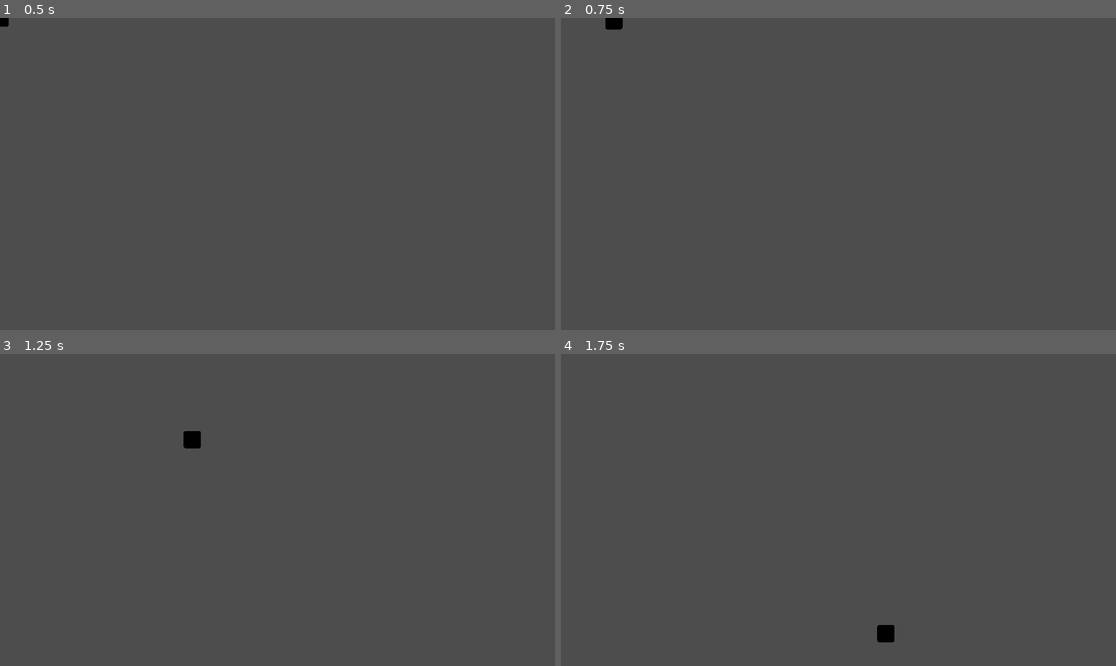
Above: before the commit, frames 1-4 (two rows, left to right).
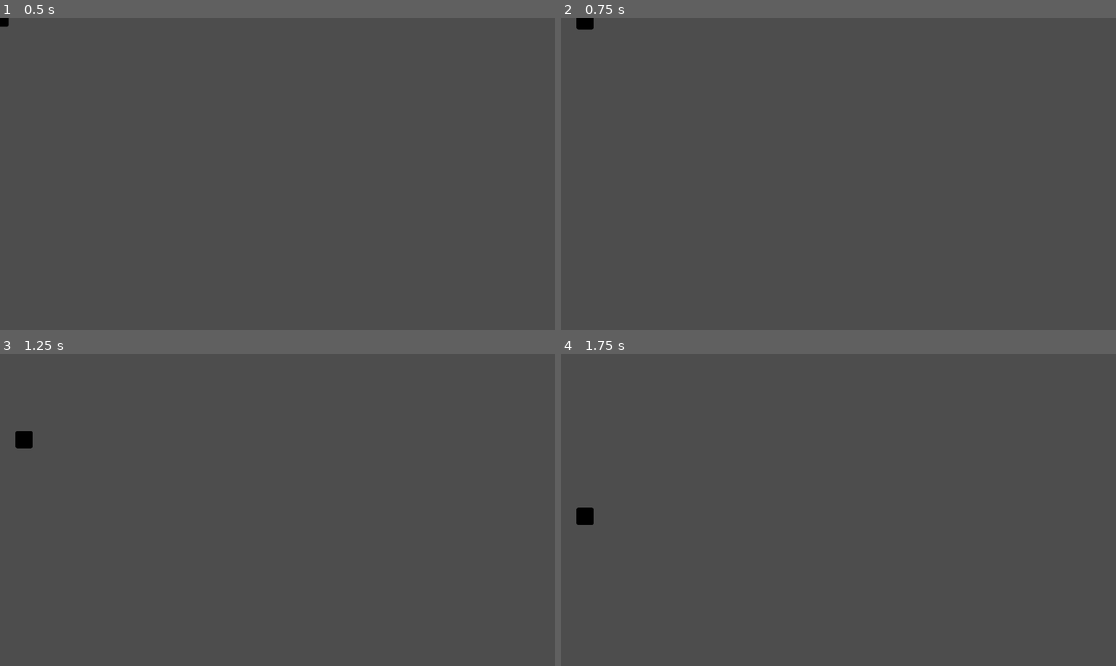
Above: after the commit, the same moments.

Repository: CodyI20/stacking-boxes
Game: Godot game, scene res://Scenes/Inherited/StackableObject/square_stackable_object.tscn
Two runs of this game, one before a commit and one after it. Both use one fixed random seed, a clock stepped at 60 frames per second and the inputs below. The project has no main scene, so this scene is started directly. The engine's default icon, where the game draws it, is replaced by a stand-in: a white triangle on a blue panel in a dark square.
Inputs:
- Up to frame 1 (0.5 s): no input
- Up to frame 2 (0.75 s): tap Enter at 0.5 s; hold D (Right) from 0.53 s (still down); tap Space (Space) at 0.6 s
- Up to frame 3 (1.25 s): keep holding D (Right)
- Up to frame 4 (1.75 s): release D (Right) at 1.28 s; hold A (Left) from 1.28 s (still down); tap Space (Space) at 1.35 s

Frame 1 is identical in both runs. In frame 2, 0.2% of the frame differs, in the area x 2-12%, y 0-4%; in frame 3, 0.3%, in the area x 2-37%, y 24-31%; in frame 4, 0.3%.

Commit message:
Stackable movement logic
 - Changed the way the stackable object reacts to releasing ( Reset the linear velocity so that it won't retain any velocity given to it during the frozen phase )

Diff:
--- a/GDScripts/base_stackable_object.gd
+++ b/GDScripts/base_stackable_object.gd
@@ -19,6 +19,9 @@
 		Events.object_released.emit()
 		freeze = false
 
+		# Reset the velocity to make sure the object doesn't fly off due to any previous movement while frozen
+		linear_velocity = Vector2.ZERO
+
 func _process(delta: float) -> void:
 	try_release_process()
 
